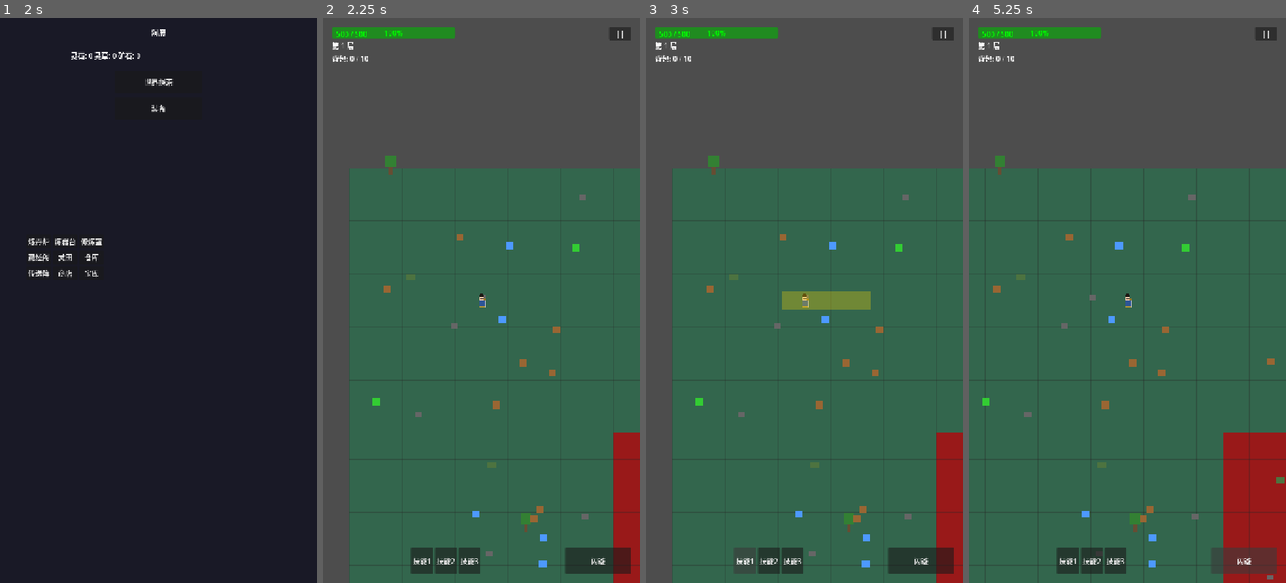
Above: before the commit, frames 1-4 (left to right).
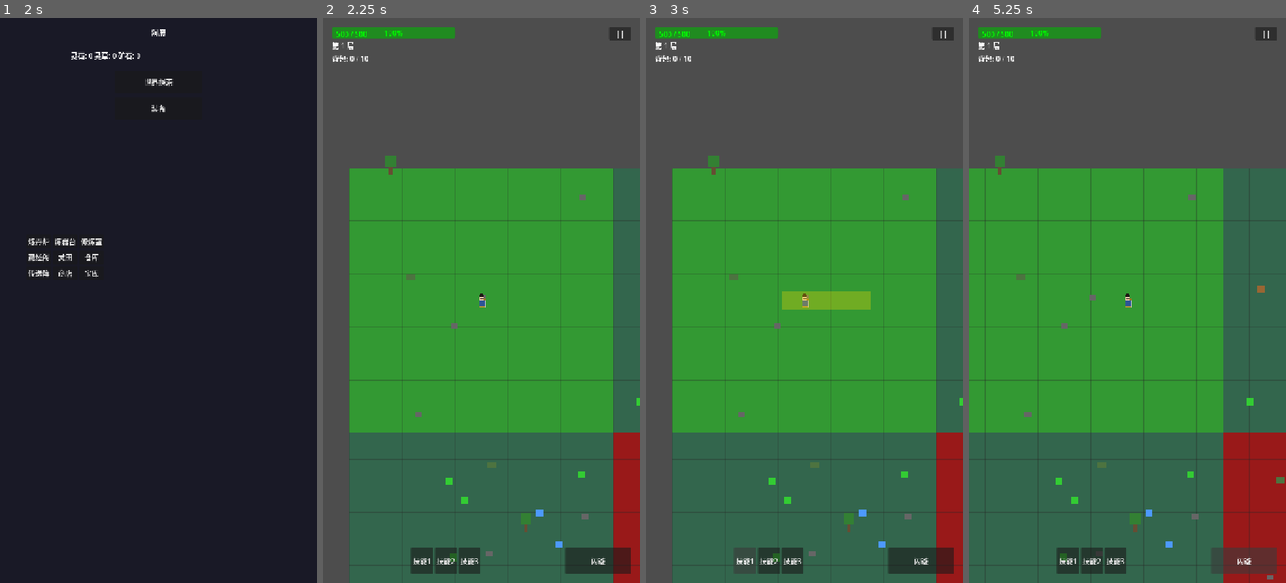
Above: after the commit, the same moments.

Repository: CasbaL/soudache
Game: Godot game, scene res://scenes/ui/faction_select.tscn
The game is run twice, just before and just after one commit, with the same random seed, the same clock (stepped at 60 frames per second) and the same inputs.
Inputs:
- Up to frame 1 (2 s): click "选择" at 0.5 s; click "确认选择" at 1.25 s
- Up to frame 2 (2.25 s): click "世界探索" at 2 s
- Up to frame 3 (3 s): click "技能1" at 2.75 s
- Up to frame 4 (5.25 s): click "技能2" at 3.5 s; click "技能3" at 4.25 s; click "闪避" at 5 s

Frame 1 is identical in both runs. In frame 2, 39% of the frame differs, in the area x 8-100%, y 26-98%; in frame 3, 39%; in frame 4, 38%.

Commit message:
fix(map): 修复区域划分逻辑
- 调整条件判断顺序，确保出生点和撤离点不被其他条件覆盖
- 出生点在左上角(0,0)
- 撤离点在右下角区域

Diff:
--- a/scripts/systems/open_world_map.gd
+++ b/scripts/systems/open_world_map.gd
@@ -163,6 +163,14 @@
 
 ## 获取区域类型
 func _get_zone_type(x: int, y: int, max_x: int, max_y: int) -> ZoneType:
+	# 入口区域：出生点（左上角）
+	if x == 0 and y == 0:
+		return ZoneType.SPAWN
+
+	# 撤离点：右下角区域
+	if x >= max_x - 2 and y >= max_y - 2:
+		return ZoneType.EXTRACT
+
 	# 中心区域：Boss
 	var center_x = max_x / 2
 	var center_y = max_y / 2
@@ -178,14 +186,6 @@
 		if randf() < 0.5:
 			return ZoneType.ELITE
 		return ZoneType.RESOURCE
-
-	# 入口区域：出生点
-	if x == 0 and y == 0:
-		return ZoneType.SPAWN
-
-	# 撤离点：右下角区域
-	if x >= max_x - 2 and y >= max_y - 2:
-		return ZoneType.EXTRACT
 
 	# NPC区域（随机）
 	if randf() < 0.1:
